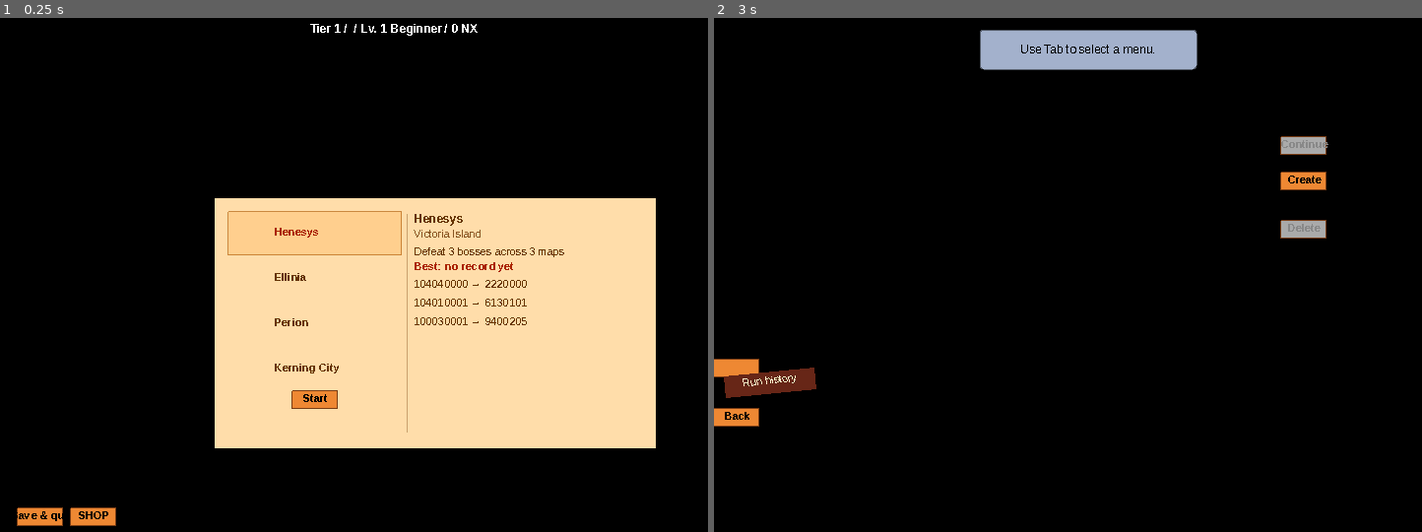
Above: before the commit, frames 1-2 (left to right).
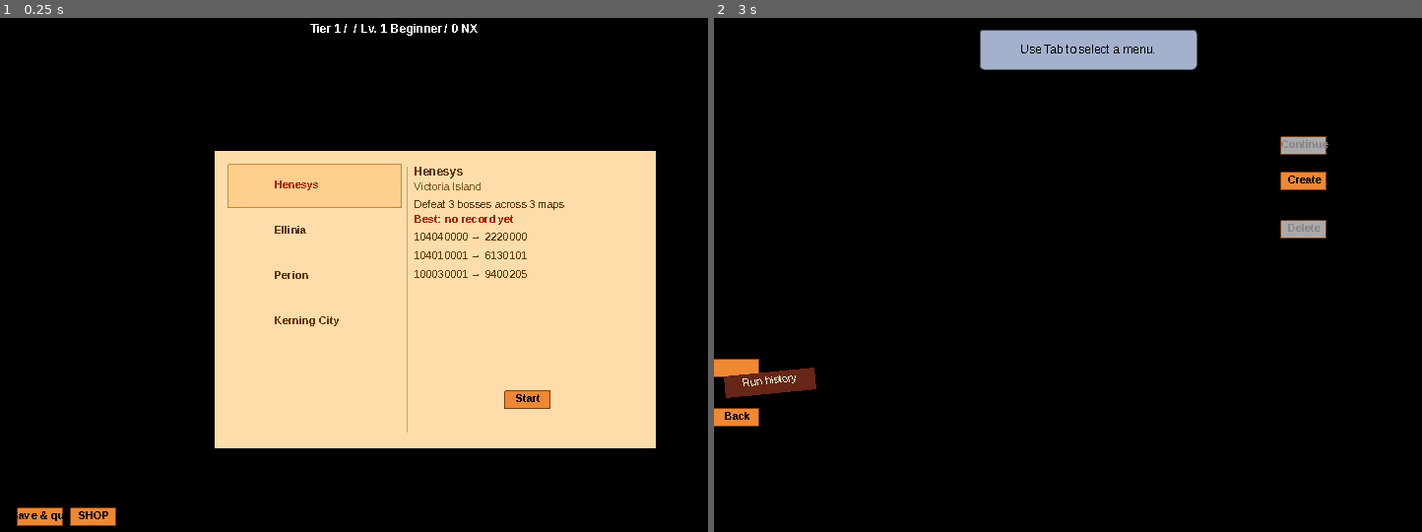
Above: after the commit, the same moments.

Repository: itechify/maple-survivors
Game: Godot game, scene res://scenes/ui/stage_select.tscn
The game is run twice, just before and just after one commit, with the same random seed, the same clock (stepped at 60 frames per second) and the same inputs. This scene is started directly instead of the project's main scene.
Inputs (mouse positions are in pixels of both pictures, inside the frame that each line leads up to; where the layout moved, square brackets give the same spot in the first picture):
- Up to frame 1 (0.25 s): no input
- Up to frame 2 (3 s): click (1245, 398) [1032, 398] at 0.5 s; click (1245, 398) [1032, 398] at 1.25 s; click (806, 516) at 2 s; click (756, 516) at 2.75 s

The runs differ from the first frame. In frame 1, 9.8% of the frame differs, in the area x 30-93%, y 25-77%; in frame 2, nothing differs.

Commit message:
Fit six region cards on map select with Start under details (#266)

Diff:
--- a/game/scenes/ui/stage_select.gd
+++ b/game/scenes/ui/stage_select.gd
@@ -22,9 +22,10 @@
 const LIST_X := 46.0
 const LIST_W := 176.0
 const ENTRY_H := 46.0
-## The most region cards one tier can list: four 46 px rows from the parchment top end exactly where the Start button
-## begins (tier C, spec #253). A fifth region needs a scrolling list.
-const MAX_CARDS := 4
+## tier C: six 46 px rows on paper extended by 48 px; Start uses the detail column (#266).
+const MAX_CARDS := 6
+const PAPER_EXTRA := 48.0
+const CARD_AREA := Rect2(40, 148, 432, 286)
 const DETAIL_X := 234.0
 const DETAIL_W := 232.0
 const MAP_ROW_GAP := 6.0 # tier C: compact map/boss groups on the v83 parchment; wrapped lines stay together.
@@ -75,7 +76,7 @@
 	_ui.set_anchors_preset(Control.PRESET_FULL_RECT)
 	_ui.mouse_filter = Control.MOUSE_FILTER_IGNORE
 	layer.add_child(_ui)
-	scroll = ParchmentScroll.new()
+	scroll = RegionScroll.new()
 	scroll.name = "Scroll"
 	_ui.add_child(scroll)
 	scroll.draw_content.connect(_draw_parchment)
@@ -219,16 +220,16 @@
 
 
 func _entry_rect(i: int) -> Rect2:
-	var r := ParchmentScroll.PARCHMENT
+	var r := CARD_AREA
 	return Rect2(LIST_X, r.position.y + 6.0 + i * ENTRY_H, LIST_W, ENTRY_H - 2.0)
 
 
 func _layout() -> void:
 	var view := get_viewport_rect().size
 	var o := ((view - Vector2(GameSettings.BASE_VIEW)) * 0.5).floor()
-	scroll.position = (view * 0.5 + SCROLL_WORLD_POS - LoginBackdrop.WORLD_SELECT).floor()
-	var r := ParchmentScroll.PARCHMENT
-	start_button.position = Vector2(LIST_X + floorf((LIST_W - start_button.size.x) * 0.5), r.end.y - 50.0)
+	scroll.position = (view * 0.5 + SCROLL_WORLD_POS - Vector2(0, PAPER_EXTRA) - LoginBackdrop.WORLD_SELECT).floor()
+	var r := CARD_AREA
+	start_button.position = Vector2(DETAIL_X + floorf((DETAIL_W - start_button.size.x) * 0.5), r.end.y - 50.0)
 	back_button.position = o + Vector2(18, 600 - 74)
 	# tier C: the v83 status-bar CASH SHOP button (54x34) beside Save & quit, centred on its plank.
 	shop_button.position = back_button.position + Vector2(back_button.size.x + 8.0,
@@ -238,7 +239,7 @@
 
 
 func _draw_parchment(ci: Control) -> void:
-	var r := ParchmentScroll.PARCHMENT
+	var r := CARD_AREA
 	for i in stages.size():
 		_draw_entry(ci, i)
 	PixelDraw.vline(ci, DETAIL_X - 7.0, r.position.y + 8.0, r.end.y - 8.0, Color(INK_SOFT, 0.45))
@@ -266,7 +267,7 @@
 
 
 func _draw_details(ci: Control, st: Dictionary) -> void:
-	var r := ParchmentScroll.PARCHMENT
+	var r := CARD_AREA
 	var x := DETAIL_X
 	var y := r.position.y + 6.0
 	MapleText.draw(ci, Vector2(x, y), MapleText.ellipsize(String(st.region), DETAIL_W, MapleText.SIZE, true), INK,
@@ -295,3 +296,38 @@
 ## The best-result line of the details column.
 static func best_text(best: Dictionary) -> String:
 	return "Best: no record yet" if best.is_empty() else "Best: " + SaveData.describe(best)
+
+
+## Map-select-only extension: repeat a paper strip at native resolution; text and marks are never scaled.
+class RegionScroll extends ParchmentScroll:
+	func _init() -> void:
+		super()
+		size.y += PAPER_EXTRA
+		custom_minimum_size = size
+		content.size = size
+
+	func _draw() -> void:
+		var open_anim := UiArt.anim(UNROLL)
+		var frame: SpriteFrame = null
+		if _state == "open" and open_anim != null and not open_anim.is_empty():
+			frame = open_anim.frames[open_anim.frame_count() - 1]
+		elif _anim != null and not _anim.is_empty():
+			frame = _anim.frame_at(_t, false)
+		if frame != null:
+			var dims := frame.region.size
+			# tier C: insert up to 48 native paper scanlines as the scroll unrolls, retaining both rollers.
+			var split := 240.0
+			var extra := 0.0
+			if dims.y > split and open_anim != null and not open_anim.is_empty():
+				var full_height := open_anim.frames[open_anim.frame_count() - 1].region.size.y
+				extra = floorf(PAPER_EXTRA * clampf((dims.y - split) / (full_height - split), 0.0, 1.0))
+			if extra > 0:
+				UiArt.blit_part(self, frame, Rect2(0, 0, dims.x, split), Vector2.ZERO)
+				UiArt.blit_part(self, frame, Rect2(0, split, dims.x, extra), Vector2(0, split))
+				UiArt.blit_part(self, frame, Rect2(0, split, dims.x, dims.y - split), Vector2(0, split + extra))
+			else:
+				UiArt.blit(self, frame, Vector2.ZERO)
+		elif is_open():
+			draw_rect(CARD_AREA.grow(8), Color8(255, 221, 170))
+		if is_open():
+			draw_content.emit(self)
--- a/game/tests/unit/test_region_card.gd
+++ b/game/tests/unit/test_region_card.gd
@@ -31,19 +31,82 @@
 		assert_eq(cards[i].mark, mark, "region uses its first map's mark")
 
 
-## Spec #253: tier 1 lists Henesys, Ellinia, Perion and Kerning City in that order; four cards is the most the
-## parchment fits above the Start button, and every shipped tier stays within it.
-func test_tier_one_shows_four_cards_and_four_is_the_layout_maximum() -> void:
-	var data := DataRepo.load_all()
+## Spec #264: a synthetic fifth region must fit without editing the shipped stage roster.
+func test_five_region_cards_fit_in_order_without_overlapping_start() -> void:
+	var data := _synthetic_tier(5)
 	var cards := SELECT.load_stages(data, 0)
 	assert_eq(cards.map(func(c: Dictionary) -> String: return String(c.key)),
-		["henesys", "ellinia", "perion", "kerning"])
-	assert_eq(cards.map(func(c: Dictionary) -> String: return String(c.region)),
-		["Henesys", "Ellinia", "Perion", "Kerning City"])
-	for tier: Array in data.stages.tiers:
-		assert_true(tier.size() <= SELECT.MAX_CARDS, "%s fits the map select" % [tier])
-	var select: Node2D = SELECT.new()
-	var start_top := ParchmentScroll.PARCHMENT.end.y - 50.0
-	assert_true(select._entry_rect(SELECT.MAX_CARDS - 1).end.y <= start_top, "the last card ends above Start")
-	assert_true(select._entry_rect(SELECT.MAX_CARDS).end.y > start_top, "one more card would overlap Start")
-	select.free()
+		["henesys", "ellinia", "perion", "kerning", "synthetic_4"])
+	var screen: Node2D = SELECT.new()
+	Engine.get_main_loop().root.get_child(-1).add_child(screen)
+	var paper := Rect2(40, 148, 432, 286)
+	var start := Rect2(screen.start_button.position, screen.start_button.size)
+	assert_true(start.position.x >= SELECT.DETAIL_X, "Start is under the detail column")
+	for i in cards.size():
+		var row: Rect2 = screen._entry_rect(i)
+		assert_true(paper.encloses(row), "card %d stays on the paper" % i)
+		assert_false(start.intersects(row), "card %d does not overlap Start" % i)
+		assert_true(row.size.y >= 44, "map marks retain their space")
+		if i > 0:
+			assert_false(row.intersects(screen._entry_rect(i - 1)), "cards do not overlap")
+	screen.free()
+
+
+func test_six_cards_fit_and_shipped_tiers_never_overflow() -> void:
+	assert_eq(SELECT.MAX_CARDS, 6, "six regions fit without scrolling")
+	var screen: Node2D = SELECT.new()
+	Engine.get_main_loop().root.get_child(-1).add_child(screen)
+	var paper: Rect2 = screen.CARD_AREA
+	assert_true(paper.encloses(screen._entry_rect(5)), "sixth row stays on paper")
+	assert_false(paper.encloses(screen._entry_rect(6)), "seventh row exceeds capacity")
+	assert_eq(SELECT.load_stages(_synthetic_tier(6), 0).size(), 6)
+	for tier: Array in DataRepo.load_all().stages.tiers:
+		assert_true(tier.size() <= SELECT.MAX_CARDS, "%s exceeds map-select capacity" % [tier])
+	screen.free()
+
+
+func test_keyboard_and_mouse_reach_every_region_and_confirm_starts_selection() -> void:
+	var screen: Node2D = SELECT.new()
+	Engine.get_main_loop().root.get_child(-1).add_child(screen)
+	screen.stages = SELECT.load_stages(_synthetic_tier(5), 0)
+	screen.scroll.unroll(true)
+	var started: Array[String] = []
+	# Observe the public button signal without starting a real saved round.
+	screen.flow = null
+	screen.start_button.pressed.connect(func() -> void: started.append(screen.stages[screen.selected].key))
+	for i in 5:
+		assert_eq(screen.selected, i, "Down selects card %d" % i)
+		var enter := InputEventKey.new()
+		enter.keycode = KEY_ENTER
+		enter.pressed = true
+		screen._unhandled_input(enter)
+		var down := InputEventKey.new()
+		down.keycode = KEY_DOWN
+		down.pressed = true
+		screen._unhandled_input(down)
+	assert_eq(started, ["henesys", "ellinia", "perion", "kerning", "synthetic_4"])
+	for i in range(4, -1, -1):
+		var click := InputEventMouseButton.new()
+		click.position = screen._entry_rect(i).get_center()
+		click.button_index = MOUSE_BUTTON_LEFT
+		click.pressed = true
+		screen.scroll.gui_input.emit(click)
+		assert_eq(screen.selected, i, "mouse selects card %d" % i)
+	var up := InputEventKey.new()
+	up.keycode = KEY_UP
+	up.pressed = true
+	screen.select(4)
+	screen._unhandled_input(up)
+	assert_eq(screen.selected, 3, "Up selects previous card")
+	screen.free()
+
+
+func _synthetic_tier(count: int) -> Dictionary:
+	var data := DataRepo.load_all().duplicate(true)
+	data.stages.tiers[0] = ["henesys", "ellinia", "perion", "kerning"]
+	for i in range(4, count):
+		var key := "synthetic_%d" % i
+		data.stages.stages[key] = data.stages.stages.henesys.duplicate(true)
+		data.stages.stages[key].region = "Synthetic %d" % i
+		data.stages.tiers[0].append(key)
+	return data
Not shown, changed: docs/GAME_DESIGN.md
